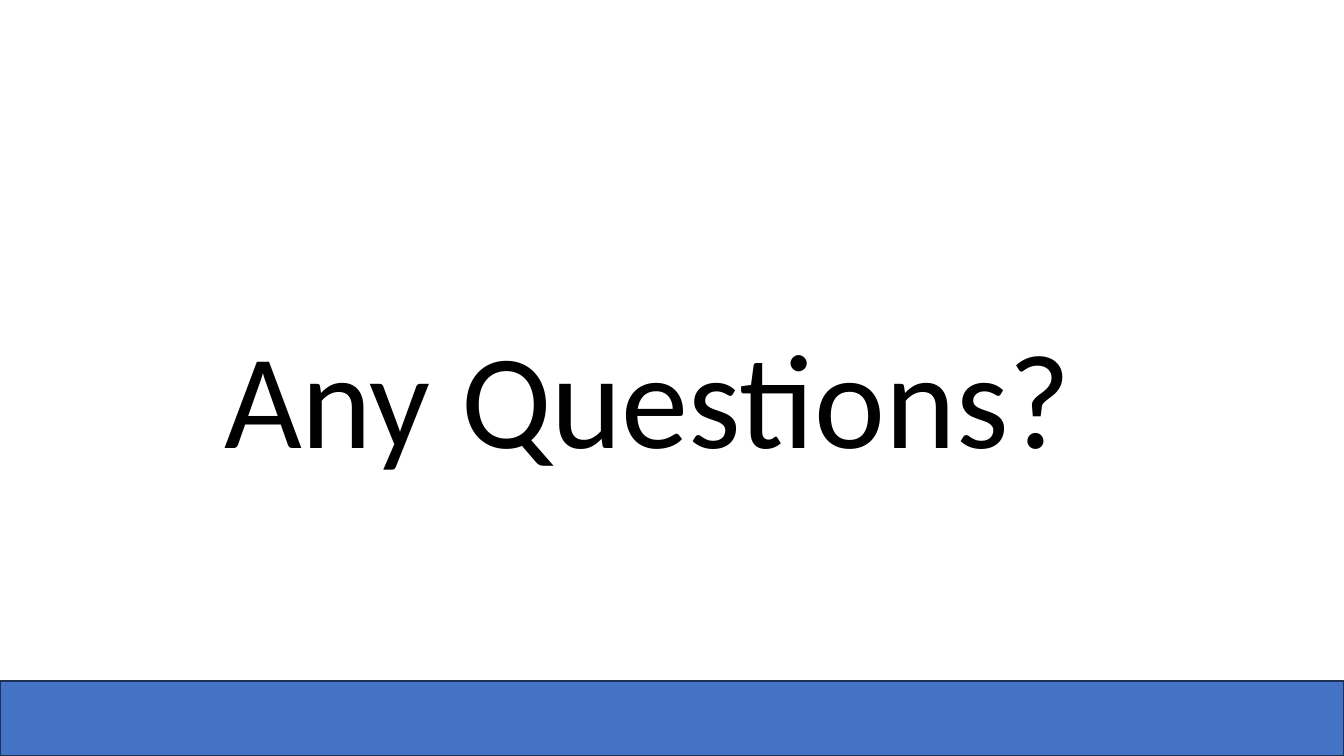
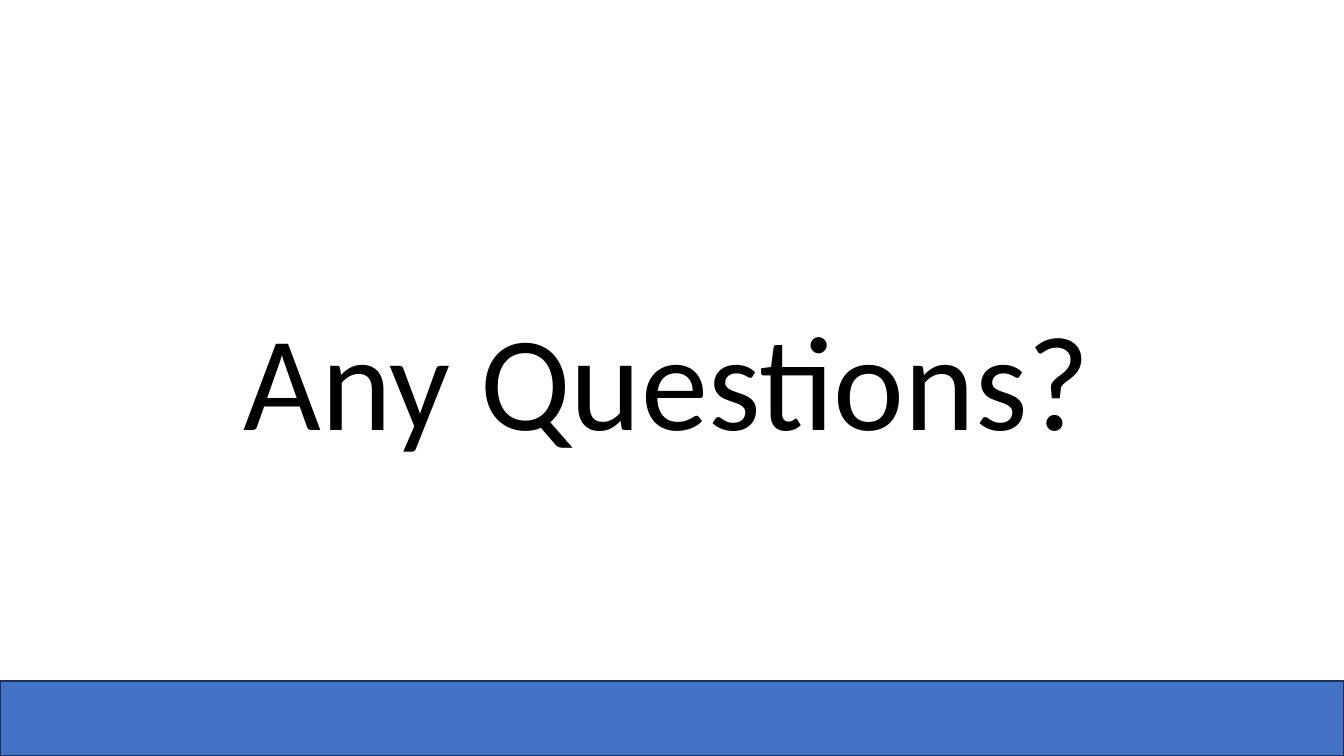
Before and after one commit to Zachadactyl/Connect-4_C, a slide deck: slide 7 of Four 2 Win.pptx. Drawn at 1344x756 pixels with LibreOffice and Linux fonts; fonts in the diff are those of the drawing; background and template pictures are left out. Boxes give left, top, right and bottom in pixels: in the first picture for what was removed or moved away, otherwise in the second. Text is boxed around its words. In the diff, an @@ line names an element or a change of style, - is before the commit and + after.

```diff
--- a/Four 2 Win.pptx
+++ b/Four 2 Win.pptx
@@ text "Any Questions?": place and size @@
-text "Any Questions?" at [224,355,1071,470]
+text "Any Questions?" at [243,337,1090,452]
@@ text "Any Questions?" at [243,337,1090,452]: alignment centre to left; line spacing 0.9 to 1; vertical alignment bottom to top @@
```
Also in this commit, not shown: 4 other slides changed, 2 slides added, 2 slides removed.
